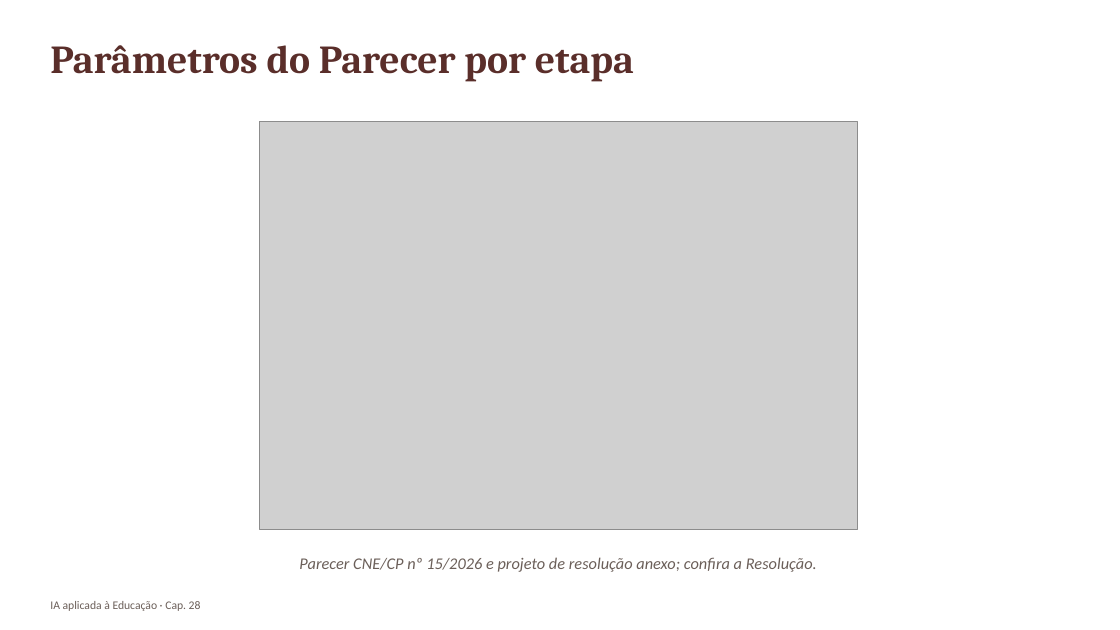
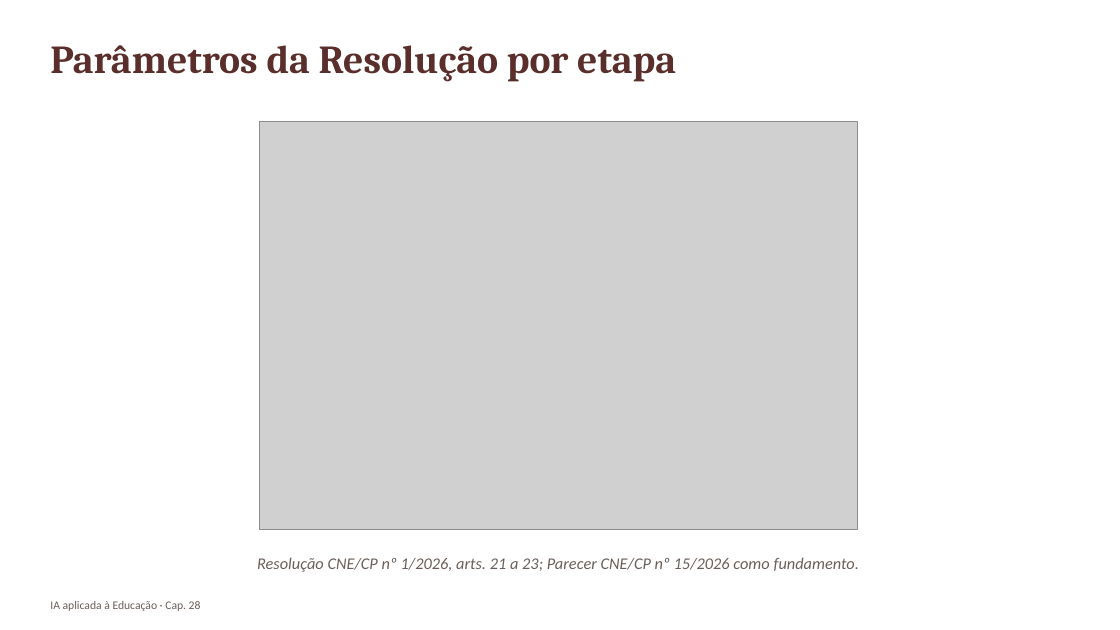
Before and after one commit to arakenmedeiros/claude, a slide deck: slide 14 of livro_ia_educacao/saida/pptx/Cap28_slides.pptx. Drawn at 1120x630 pixels with LibreOffice and Linux fonts; fonts in the diff are those of the drawing; grey boxes stand for pictures. Boxes give left, top, right and bottom in pixels: in the first picture for what was removed or moved away, otherwise in the second. Text is boxed around its words. In the diff, an @@ line names an element or a change of style, - is before the commit and + after.

```diff
--- a/livro_ia_educacao/saida/pptx/Cap28_slides.pptx
+++ b/livro_ia_educacao/saida/pptx/Cap28_slides.pptx
@@ text at (x1=50, y1=45, x2=676, y2=82): text changed @@
-Parâmetros do Parecer por etapa
+Parâmetros da Resolução por etapa
@@ text at (x1=257, y1=557, x2=859, y2=572): text changed @@
-Parecer CNE/CP nº 15/2026 e projeto de resolução anexo; confira a Resolução.
+Resolução CNE/CP nº 1/2026, arts. 21 a 23; Parecer CNE/CP nº 15/2026 como fundamento.
```
Also in this commit, not shown: 3 other slides changed, 9 other files.
